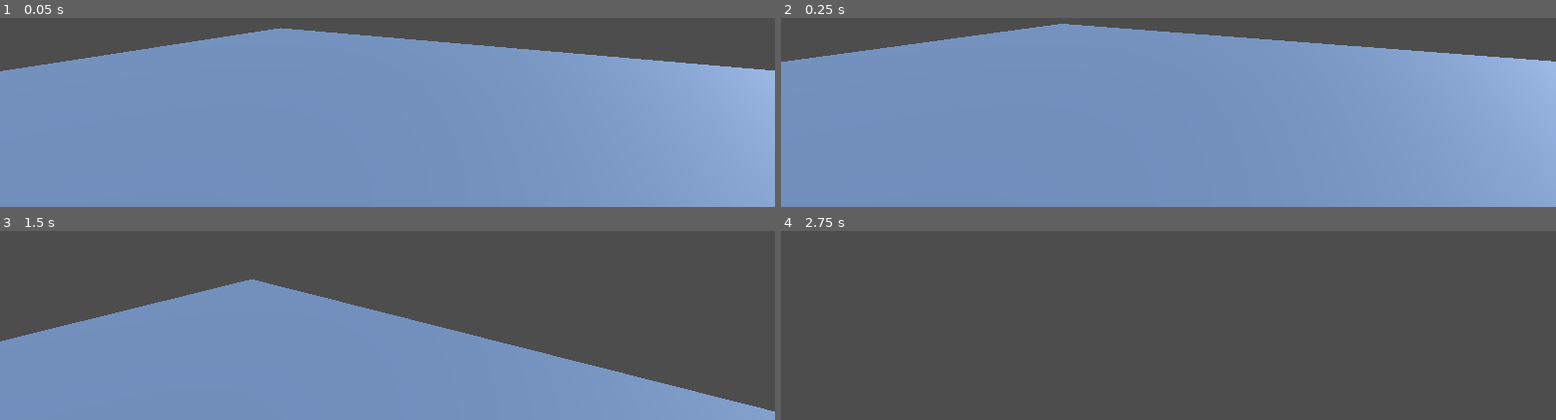
Above: before the commit, frames 1-4 (two rows, left to right).
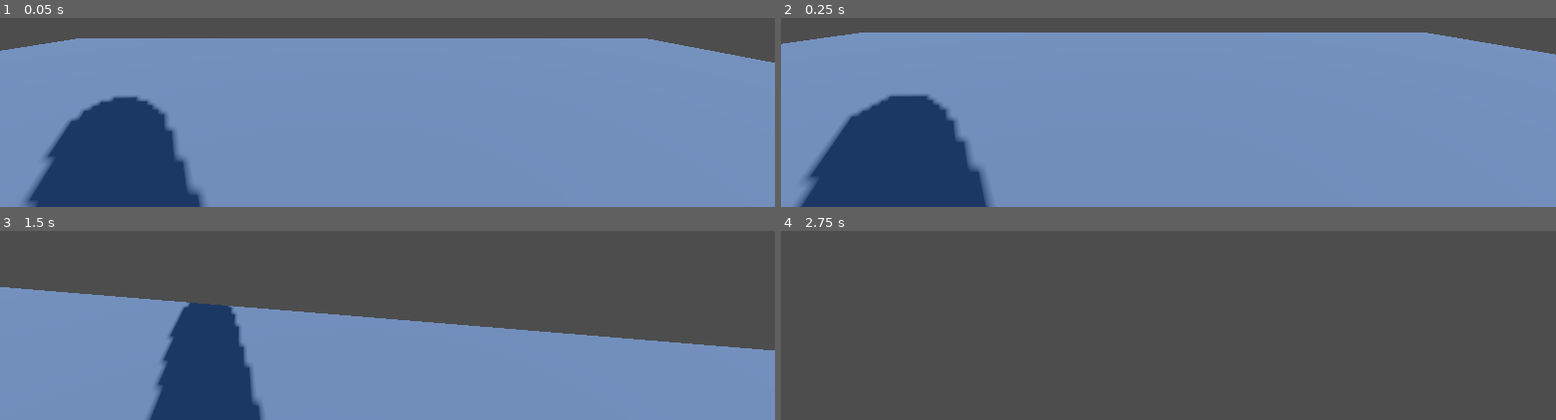
Above: after the commit, the same moments.

Repository: chpassos/fps_test
Game: Godot game, scene res://scenes/levels/world_test.tscn
The game is run twice, just before and just after one commit, with the same random seed, the same clock (stepped at 60 frames per second) and the same inputs. The project has no main scene, so this scene is started directly.
Inputs (mouse positions are in pixels of both pictures, inside the frame that each line leads up to):
- Up to frame 1 (0.05 s): no input
- Up to frame 2 (0.25 s): no input
- Up to frame 3 (1.5 s): tap Enter at 0.5 s; move the mouse to (outside the picture) at 0.52 s; hold W (move_forward) from 0.53 s (still down); tap Space (jump) at 0.77 s; move the mouse to (outside the picture) at 1.27 s
- Up to frame 4 (2.75 s): keep holding W (move_forward); tap Space (jump) at 1.52 s; move the mouse to (outside the picture) at 2.02 s

The runs differ from the first frame. In frame 1, 19% of the frame differs, in the area x 0-100%, y 5-100%; in frame 2, 20%, in the area x 0-100%, y 3-100%; in frame 3, 20%; in frame 4, nothing differs.

Commit message:
Player rotates with camera

Diff:
--- a/scenes/levels/world_test.tscn
+++ b/scenes/levels/world_test.tscn
@@ -46,4 +46,4 @@
 
 [node name="Player" parent="." instance=ExtResource("1_safxy")]
 transform = Transform3D(0.454255, 0, -0.890872, 0, 1, 0, 0.890872, 0, 0.454255, 0.891792, 1.45398, 0)
-MOUSE_SENSITIVITY = 0.1
+MOUSE_SENSITIVITY = 0.2
--- a/scenes/player/player.gd
+++ b/scenes/player/player.gd
@@ -1,7 +1,6 @@
 extends CharacterBody3D
 
-const SPEED = 5.0
-const JUMP_VELOCITY = 4.5
+
 
 # Captures mouse movement
 var _mouse_input: bool = false # is the mouse moving?
@@ -11,6 +10,13 @@
 
 var _mouse_rotation: Vector3
 
+# Handles and manages player rotation aligned with camera rotation
+var _player_rotation: Vector3
+var _camera_rotation: Vector3
+
+
+@export var SPEED: float = 5.0
+@export var JUMP_VELOCITY: float = 4.5
 
 @export var TILT_LOWER_LIMIT := deg_to_rad(-90.0)
 @export var TILT_UPPER_LIMIT := deg_to_rad(90.0)
@@ -39,8 +45,14 @@
 	_mouse_rotation.x = clamp(_mouse_rotation.x, TILT_LOWER_LIMIT, TILT_UPPER_LIMIT)
 	_mouse_rotation.y += _rotation_input * delta
 
-	CAMERA_CONTROLLER.transform.basis = Basis.from_euler(_mouse_rotation)
+	# Rotate the player
+	_player_rotation = Vector3(0.0, _mouse_rotation.y, 0.0)
+	_camera_rotation = Vector3(_mouse_rotation.x, 0.0, 0.0)
+
+	CAMERA_CONTROLLER.transform.basis = Basis.from_euler(_camera_rotation)
 	CAMERA_CONTROLLER.rotation.z = 0.0
+
+	global_transform.basis = Basis.from_euler(_player_rotation)
 
 	_rotation_input = 0.0
 	_tilt_input = 0.0
